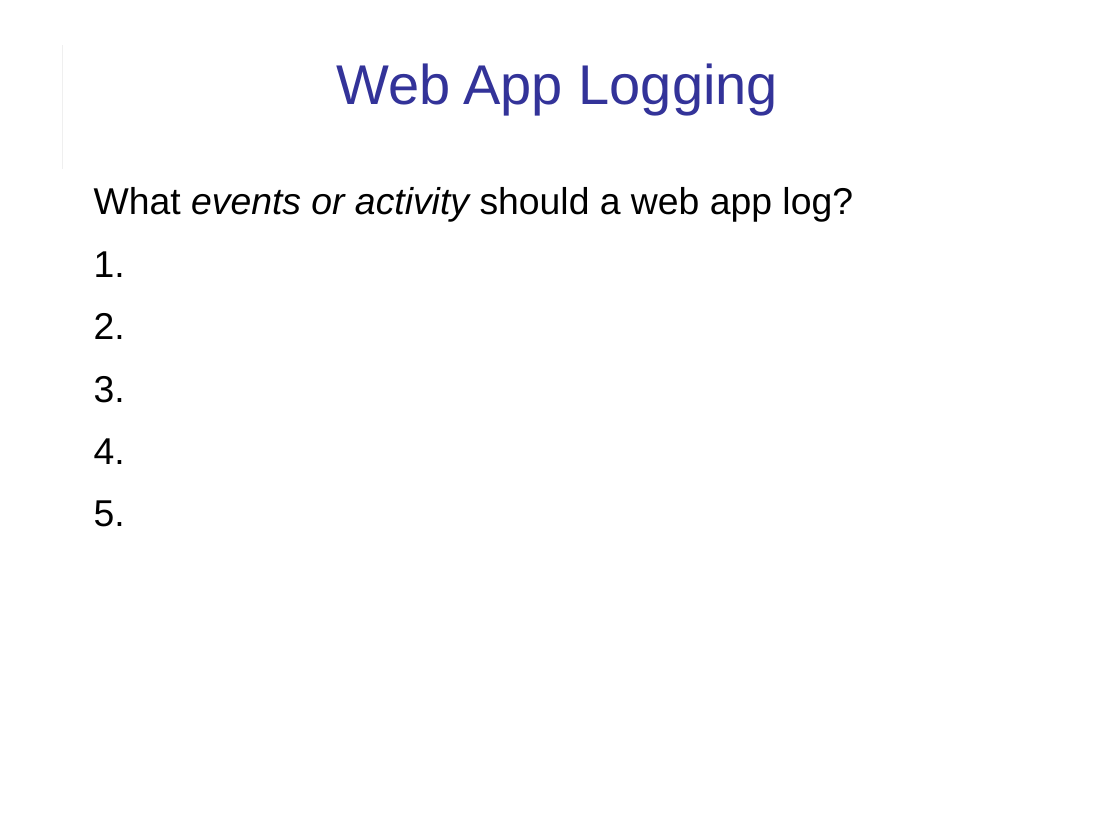
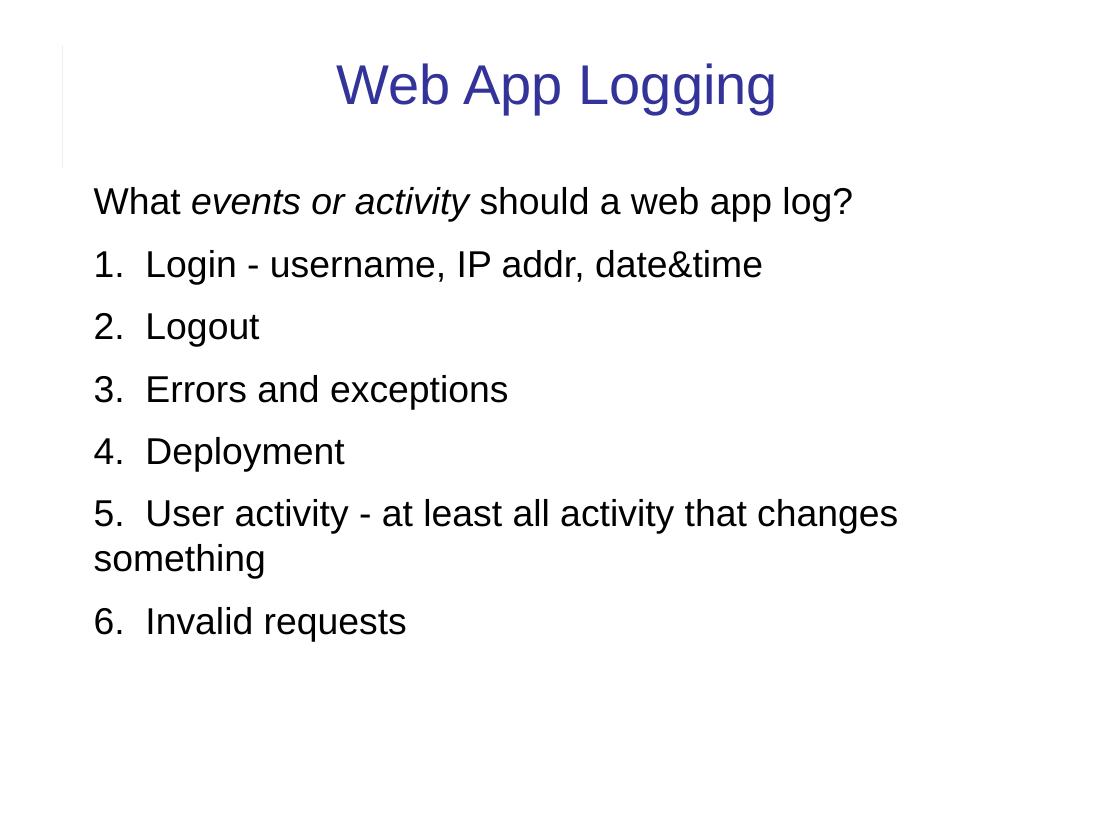
Before and after one commit to cpske/ISP, a slide deck: slide 20 of logging/Logging.ppt (slide 19 before the commit). Drawn at 1120x840 pixels with LibreOffice and Linux fonts; fonts in the diff are those of the drawing. Boxes give left, top, right and bottom in pixels: in the first picture for what was removed or moved away, otherwise in the second. Text is boxed around its words. In the diff, an @@ line names an element or a change of style, - is before the commit and + after.

```diff
--- a/logging/Logging.ppt
+++ b/logging/Logging.ppt
@@ text at (94, 250, 898, 641): text changed @@
-1.
-2.
-3.
-4.
-5.
+1. Login - username, IP addr, date&time
+2. Logout
+3. Errors and exceptions
+4. Deployment
+5. User activity - at least all activity that changes something
+6. Invalid requests
```
Also in this commit, not shown: 6 other slides changed, 1 slide added, 1 slide removed, 3 other files.
